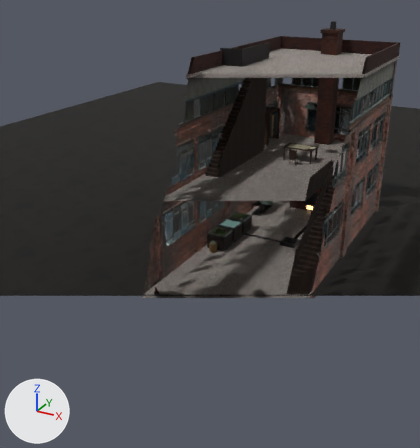
The glTF model public/marsh-refinery.glb: old version first, new version second.
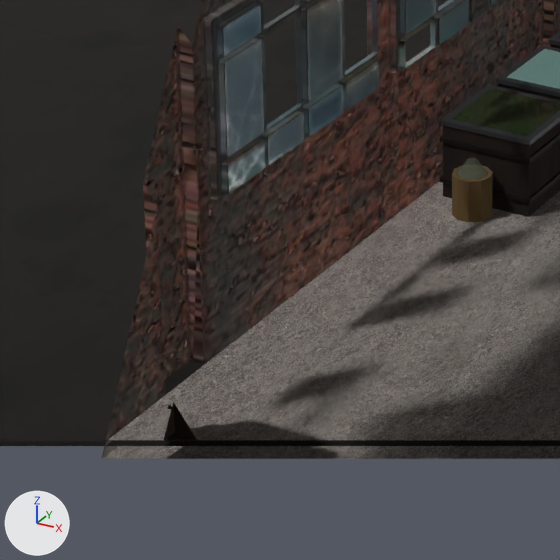
Each version appears first whole from a camera (50 mm lens) standing at (12.67, -28.59, 16.56) and looking at (-1.7, -2.46, 3.49), and next in a close-up on the part from 29% to 55% of the width and 47% to 71% of the height. The lights are fixed; the arrows at lower left show +X, +Y and +Z. The older version's two pictures come first. Everything nearer to the camera than a plane just in front of the edit is cut away. Where no turn or scale is listed for an object, it has been applied to the vertices.

Objects in the first close-up: 'Mesh_acid', 'Mesh_iron5', 'Mesh_lead', 'Mesh_sludge', 'Mesh_staves', 'Mesh_wicker', 'Mesh_yard', 'building _building _0', 'building floor_building floor_0', 'building windows_building windows_0' and 3 more.
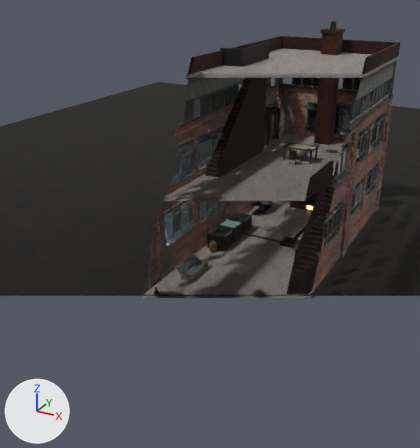
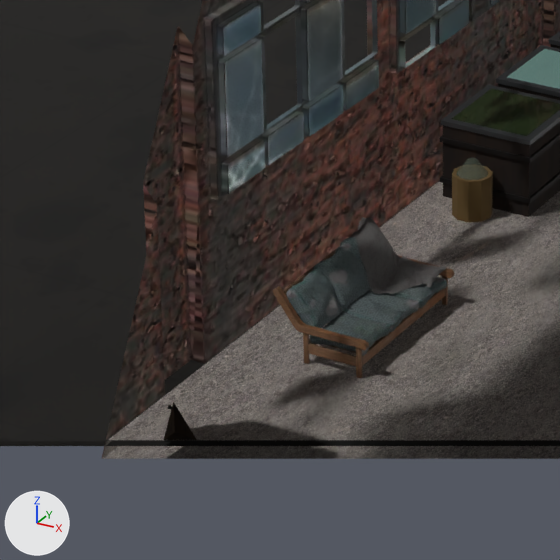
What changed in the scene script:
```text
Add mat_selimut:
    mat_selimut = bpy.data.materials.new('selimut')
    # uses the picture img_old_and_worn_sofa_10
    # uses the picture img_old_and_worn_sofa_11
    # uses the picture img_old_and_worn_sofa_9
Add mat_low_beam:
    mat_low_beam = bpy.data.materials.new('Low_Beam')
    # uses the picture img_old_and_worn_sofa_6
    # uses the picture img_old_and_worn_sofa_7
    # uses the picture img_old_and_worn_sofa_8
Add mat_low_cushion:
    mat_low_cushion = bpy.data.materials.new('Low_Cushion')
    # uses the picture img_old_and_worn_sofa_3
    # uses the picture img_old_and_worn_sofa_4
    # uses the picture img_old_and_worn_sofa_5
Add mat_low_hand_rest:
    mat_low_hand_rest = bpy.data.materials.new('Low_Hand_Rest')
    # uses the picture img_old_and_worn_sofa_0
    # uses the picture img_old_and_worn_sofa_1
    # uses the picture img_old_and_worn_sofa_2
Add ob_plane_002_material_001_0:
    ob_plane_002_material_001_0 = bpy.data.objects.new('Plane_002_Material_001_0', me_sketchfab_scene_plane_002_material_001_0)  # 289 vertices, 512 faces; spans x -0.423..0.672, y -0.512..0.488, z -0.239..0.284
    ob_plane_002_material_001_0.location = (-3.2, -1.73, 0.6)
Add ob_pillow_selimut_0:
    ob_pillow_selimut_0 = bpy.data.objects.new('Pillow_selimut_0', me_sketchfab_scene_pillow_selimut_0)  # 666 vertices, 1328 faces; spans x -0.296..0.296, y -0.206..0.205, z -0.074..0.072
    ob_pillow_selimut_0.location = (-2.71, -1.59, 0.45)
Add ob_beams_low_beam_0:
    ob_beams_low_beam_0 = bpy.data.objects.new('Beams_Low_Beam_0', me_sketchfab_scene_beams_low_beam_0)  # 1756 vertices, 3400 faces; spans x -0.52..0.52, y -0.99..0.99, z -0.4..0.4
    ob_beams_low_beam_0.location = (-2.94, -2.36, 0.4)
Add ob_cushion_001_low_cushion_0:
    ob_cushion_001_low_cushion_0 = bpy.data.objects.new('Cushion_001_Low_Cushion_0', me_sketchfab_scene_cushion_001_low_cushion_0)  # 9805 vertices, 19586 faces; spans x -0.55..0.52, y -0.97..0.97, z -0.33..0.33
    ob_cushion_001_low_cushion_0.location = (-2.9, -2.36, 0.54)
Add ob_hand_rest_low_low_hand_rest_0:
    ob_hand_rest_low_low_hand_rest_0 = bpy.data.objects.new('Hand Rest Low_Low_Hand Rest_0', me_sketchfab_scene_hand_rest_low_low_hand_rest_0)  # 1554 vertices, 3100 faces; spans x -0.6..0.6, y -1.01..1.01, z -0.24..0.24
    ob_hand_rest_low_low_hand_rest_0.location = (-2.93, -2.36, 0.62)
```

Pixel boxes [x1, y1, x2, y2] of what changed, in the close-ups (560 x 560 px):
'Cushion_001_Low_Cushion_0', added: after [286, 237, 447, 356]
'Plane_002_Material_001_0', added: after [350, 217, 422, 294]
'Beams_Low_Beam_0', added: after [283, 236, 448, 378]
'Hand Rest Low_Low_Hand Rest_0', added: after [273, 217, 454, 350]
'Pillow_selimut_0', added: after [401, 256, 447, 288]
